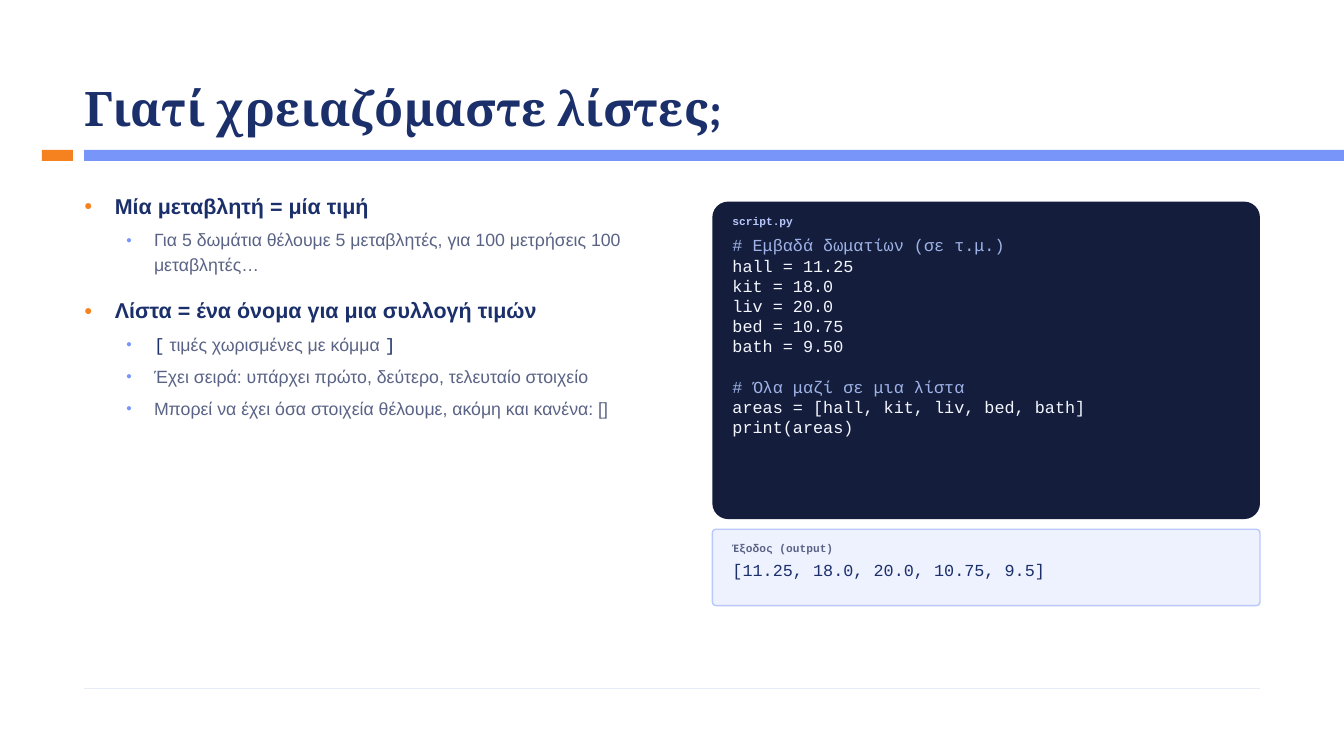
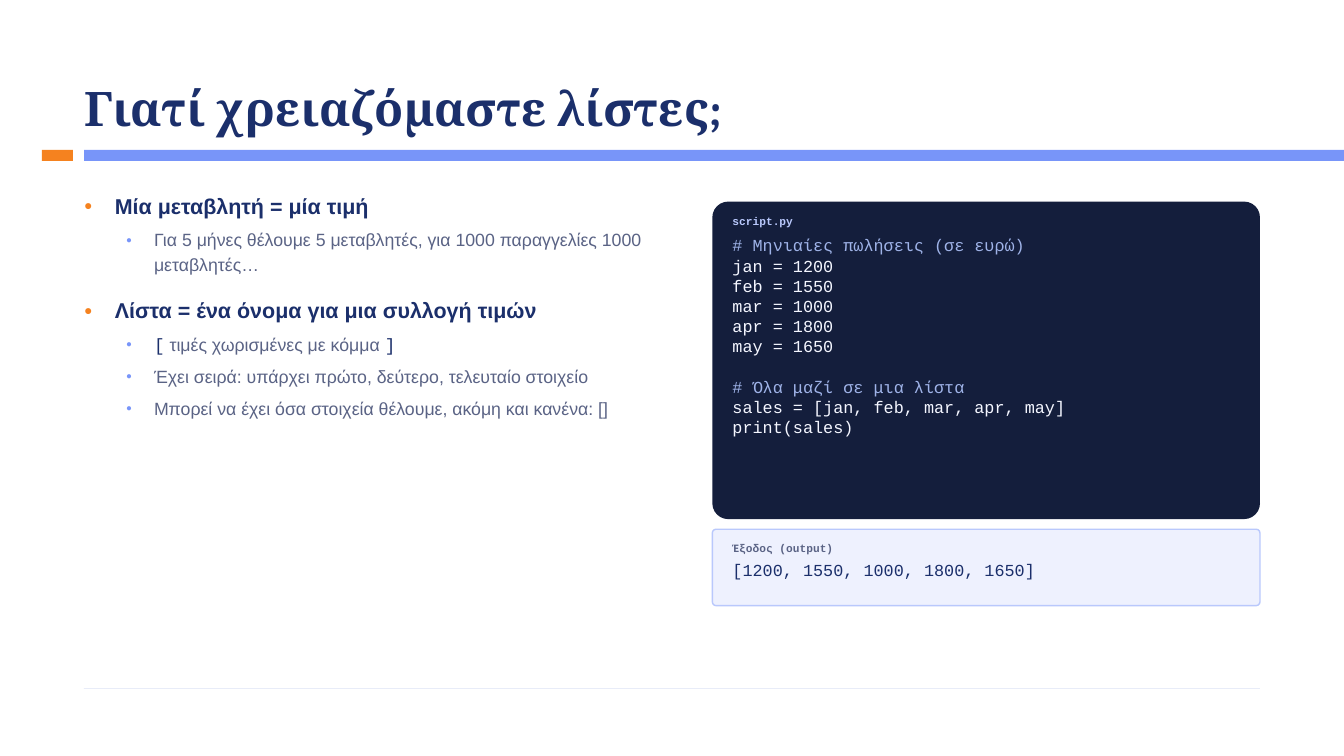
Before and after one commit to kalampokis/kalampokis.github.io, a slide deck: slide 21 of bap/Week3/BAP_Week3_Python_Basics.pptx. Drawn at 1344x756 pixels with LibreOffice and Linux fonts; fonts in the diff are those of the drawing. Boxes give left, top, right and bottom in pixels: in the first picture for what was removed or moved away, otherwise in the second. Text is boxed around its words. In the diff, an @@ line names an element or a change of style, - is before the commit and + after.

```diff
--- a/bap/Week3/BAP_Week3_Python_Basics.pptx
+++ b/bap/Week3/BAP_Week3_Python_Basics.pptx
@@ text at bbox=[154, 233, 641, 275]: text changed @@
-  ● Για 5 δωμάτια θέλουμε 5 μεταβλητές, για 100 μετρήσεις 100 μεταβλητές…
+  ● Για 5 μήνες θέλουμε 5 μεταβλητές, για 1000 παραγγελίες 1000 μεταβλητές…
@@ text at bbox=[732, 239, 1024, 356]: text changed @@
-# Εμβαδά δωματίων (σε τ.μ.)
-hall = 11.25
-kit = 18.0
-liv = 20.0
-bed = 10.75
-bath = 9.50
+# Μηνιαίες πωλήσεις (σε ευρώ)
+jan = 1200
+feb = 1550
+mar = 1000
+apr = 1800
+may = 1650
@@ text at bbox=[732, 401, 1065, 437]: text changed @@
-areas = [hall, kit, liv, bed, bath]
-print(areas)
+sales = [jan, feb, mar, apr, may]
+print(sales)
@@ text at bbox=[732, 564, 1034, 580]: text changed @@
-[11.25, 18.0, 20.0, 10.75, 9.5]
+[1200, 1550, 1000, 1800, 1650]
```
Also in this commit, not shown: 25 other slides changed, 1 slide added, 1 slide removed, 1 other file.
